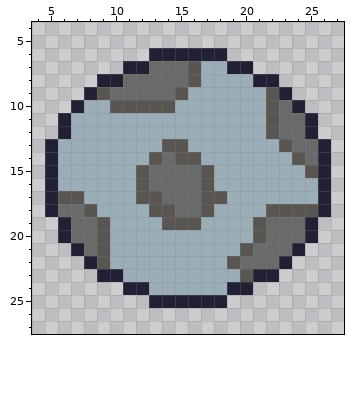
Pixel-art sprite -- assets/bullets/help/Moongirl5.png. Above: the version before the commit.
The file is 32x32 pixels. Shown: x 4..27, y 4..27.
New version:
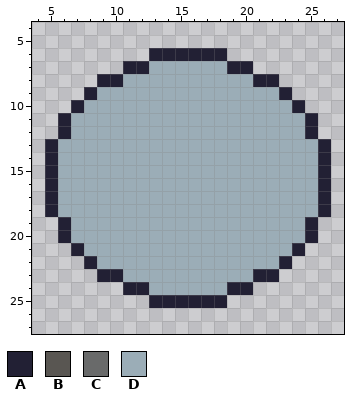
Palette (. is transparent): A #222034  B #595652  C #696a6a  D #9badb7
The edit:
@@ x 4..27 @@
  6 .........AAAAAA.........
- 7 .......AACCCBDDAA.......
- 8 .....AACCCCCBDDDDAA.....
- 9 ....ABCCCCCBDDDDDDBA....
-10 ...ADDBBBBBDDDDDDDBCA...
-11 ..ADDDDDDDDDDDDDDDBCCA..
-12 ..ADDDDDDDDDDDDDDDBCCA..
-13 .ADDDDDDDDBBDDDDDDDBCCA.
-14 .ADDDDDDDBCBBDDDDDDDBCA.
-15 .ADDDDDDBCCCCBDDDDDDDBA.
-16 .ADDDDDDBCCCCBDDDDDDDDA.
-17 .ABBDDDDBBCCCBBDDDDDDDA.
-18 .ACCBDDDDBBCCBDDDDBBBBA.
-19 ..ACCBDDDDBBBDDDDBCCCA..
-20 ..ACCBDDDDDDDDDDDBCCCA..
-21 ...ACBDDDDDDDDDDBCCCA...
-22 ....ABDDDDDDDDDBCCCA....
-23 .....AADDDDDDDDDBAA.....
+ 7 .......AADDDDDDAA.......
+ 8 .....AADDDDDDDDDDAA.....
+ 9 ....ADDDDDDDDDDDDDDA....
+10 ...ADDDDDDDDDDDDDDDDA...
+11 ..ADDDDDDDDDDDDDDDDDDA..
+12 ..ADDDDDDDDDDDDDDDDDDA..
+13 .ADDDDDDDDDDDDDDDDDDDDA.
+14 .ADDDDDDDDDDDDDDDDDDDDA.
+15 .ADDDDDDDDDDDDDDDDDDDDA.
+16 .ADDDDDDDDDDDDDDDDDDDDA.
+17 .ADDDDDDDDDDDDDDDDDDDDA.
+18 .ADDDDDDDDDDDDDDDDDDDDA.
+19 ..ADDDDDDDDDDDDDDDDDDA..
+20 ..ADDDDDDDDDDDDDDDDDDA..
+21 ...ADDDDDDDDDDDDDDDDA...
+22 ....ADDDDDDDDDDDDDDA....
+23 .....AADDDDDDDDDDAA.....
 24 .......AADDDDDDAA.......
Where, in picture pixels (left, top, right, bottom), the same in both pictures:
changed: (58, 61, 318, 282)
